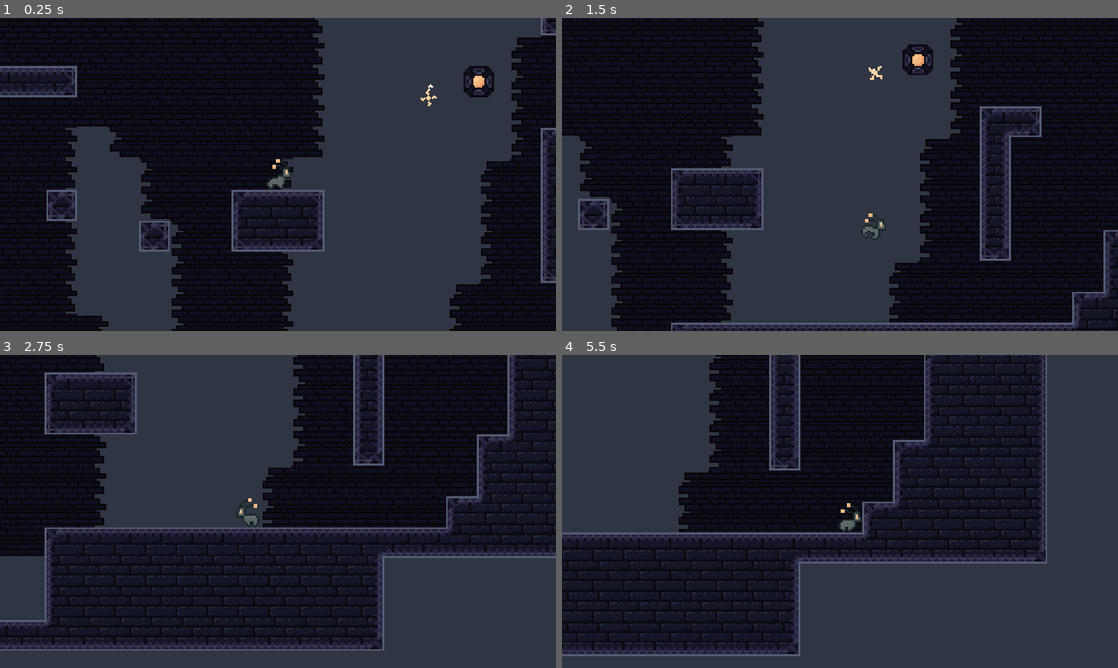
Above: before the commit, frames 1-4 (two rows, left to right).
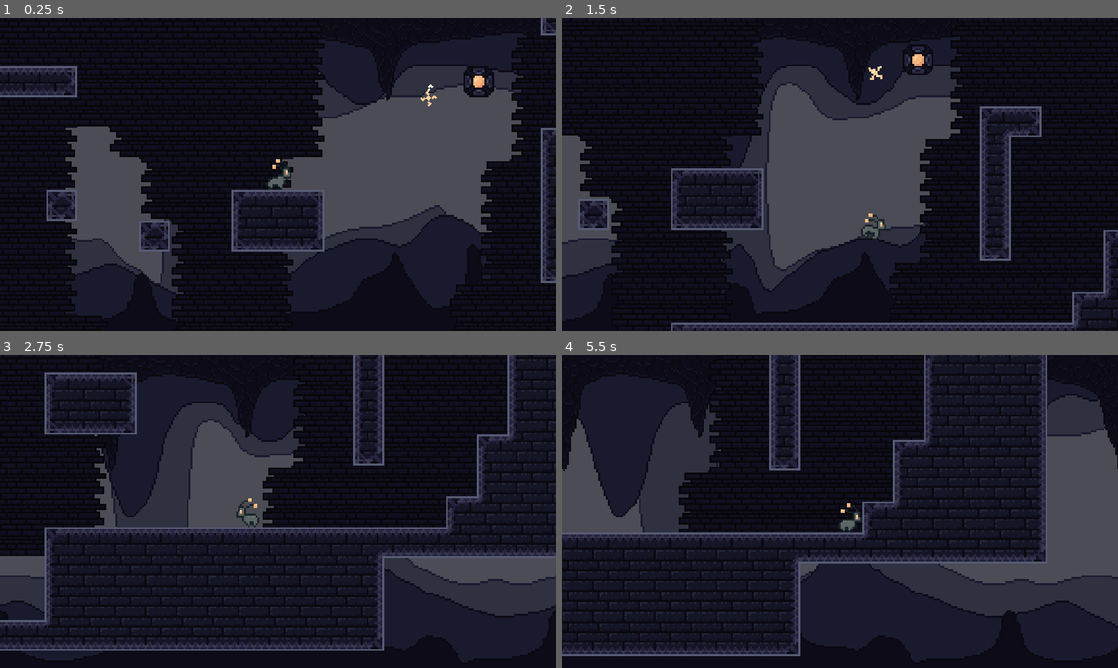
Above: after the commit, the same moments.

Repository: GamemakerPixel/cs315-project-2
Game: Godot game, scene res://scenes/levels/testing/test_level.tscn
The game is run twice, just before and just after one commit, with the same random seed, the same clock (stepped at 60 frames per second) and the same inputs. The project has no main scene, so this scene is started directly.
Inputs (mouse positions are in pixels of both pictures, inside the frame that each line leads up to):
- Up to frame 1 (0.25 s): no input
- Up to frame 2 (1.5 s): move the mouse to (962, 158) at 0.52 s; press the mouse at (962, 158) at 0.53 s; hold D (move_right) from 0.53 s (still down); tap Space (jump) at 0.77 s; move the mouse to (728, 190) at 1.27 s; release the mouse at (728, 190) at 1.28 s; click (728, 190) at 1.35 s
- Up to frame 3 (2.75 s): tap Space (jump) at 1.52 s; move the mouse to (333, 442) at 2.02 s; release D (move_right) at 2.03 s; press the mouse at (333, 442) at 2.03 s; hold A (move_left) from 2.03 s (still down)
- Up to frame 4 (5.5 s): move the mouse to (812, 574) at 2.77 s; release A (move_left) at 2.78 s; release the mouse at (812, 574) at 2.78 s; hold D (move_right) 2.78-4.28 s; click (812, 574) at 2.85 s; tap Space (jump) at 3.02, 3.77, 4.52 s; move the mouse to (1006, 558) at 3.52 s; press the mouse at (1006, 558) at 3.53 s; move the mouse to (673, 464) at 4.27 s; release the mouse at (673, 464) at 4.28 s; hold A (move_left) 4.28-5.03 s; click (673, 464) at 4.35 s; move the mouse to (867, 511) at 5.02 s; press the mouse at (867, 511) at 5.03 s; hold D (move_right) from 5.03 s (still down)

The runs differ from the first frame. In frame 1, 38% of the frame differs, in the area x 11-98%, y 0-100%; in frame 2, 30%; in frame 3, 27%; in frame 4, 35%.

Commit message:
Add parallax background

Diff:
--- a/scenes/characters/player.tscn
+++ b/scenes/characters/player.tscn
@@ -1,9 +1,13 @@
-[gd_scene load_steps=17 format=3 uid="uid://di577i7lky84j"]
+[gd_scene load_steps=21 format=3 uid="uid://di577i7lky84j"]
 
 [ext_resource type="Script" path="res://scenes/characters/player.gd" id="1_10frb"]
 [ext_resource type="Texture2D" uid="uid://da5r8cv0ti2fd" path="res://assets/textures/characters/player.png" id="1_csxsd"]
 [ext_resource type="Script" path="res://scenes/characters/auto_flip_sprite.gd" id="3_i3dhg"]
 [ext_resource type="Texture2D" uid="uid://dp4mvt1wvc7qf" path="res://assets/textures/ui/warp_indicator.png" id="4_jxq2e"]
+[ext_resource type="Texture2D" uid="uid://bn02j730voeom" path="res://assets/textures/characters/parallax_bg/lab_parallax_bg3.png" id="5_ua5nc"]
+[ext_resource type="Texture2D" uid="uid://c0x5rhys3qewo" path="res://assets/textures/characters/parallax_bg/lab_parallax_bg2.png" id="6_gv3aa"]
+[ext_resource type="Texture2D" uid="uid://54hd0vtjefxd" path="res://assets/textures/characters/parallax_bg/lab_parallax_bg1.png" id="7_w0oic"]
+[ext_resource type="Texture2D" uid="uid://c60foqq85yltq" path="res://assets/textures/characters/parallax_bg/lab_parallax_bg0.png" id="8_bwsk3"]
 
 [sub_resource type="AtlasTexture" id="AtlasTexture_tr0ec"]
 atlas = ExtResource("1_csxsd")
@@ -361,5 +365,44 @@
 
 [node name="JumpBufferTimer" type="Timer" parent="."]
 
+[node name="Background" type="ParallaxBackground" parent="."]
+scroll_base_scale = Vector2(1, 0)
+
+[node name="3" type="ParallaxLayer" parent="Background"]
+motion_scale = Vector2(0.1, 0)
+motion_mirroring = Vector2(1152, 0)
+
+[node name="Sprite" type="Sprite2D" parent="Background/3"]
+scale = Vector2(4, 4)
+texture = ExtResource("5_ua5nc")
+centered = false
+
+[node name="2" type="ParallaxLayer" parent="Background"]
+motion_scale = Vector2(0.25, 0)
+motion_mirroring = Vector2(1152, 0)
+
+[node name="Sprite" type="Sprite2D" parent="Background/2"]
+scale = Vector2(4, 4)
+texture = ExtResource("6_gv3aa")
+centered = false
+
+[node name="1" type="ParallaxLayer" parent="Background"]
+motion_scale = Vector2(0.5, 0)
+motion_mirroring = Vector2(1152, 0)
+
+[node name="Sprite" type="Sprite2D" parent="Background/1"]
+scale = Vector2(4, 4)
+texture = ExtResource("7_w0oic")
+centered = false
+
+[node name="0" type="ParallaxLayer" parent="Background"]
+motion_scale = Vector2(0.75, 0)
+motion_mirroring = Vector2(1152, 0)
+
+[node name="Sprite" type="Sprite2D" parent="Background/0"]
+scale = Vector2(4, 4)
+texture = ExtResource("8_bwsk3")
+centered = false
+
 [connection signal="timeout" from="CoyoteTimer" to="." method="_on_coyote_timeout"]
 [connection signal="timeout" from="JumpBufferTimer" to="." method="_on_jump_buffer_timeout"]
Binary file added: assets/textures/characters/parallax_bg/lab_parallax_bg0.png
Not shown, added: assets/textures/characters/parallax_bg/lab_parallax_bg0.png.import
Binary file added: assets/textures/characters/parallax_bg/lab_parallax_bg1.png
Not shown, added: assets/textures/characters/parallax_bg/lab_parallax_bg1.png.import
Binary file added: assets/textures/characters/parallax_bg/lab_parallax_bg2.png
Not shown, added: assets/textures/characters/parallax_bg/lab_parallax_bg2.png.import
Binary file added: assets/textures/characters/parallax_bg/lab_parallax_bg3.png
Not shown, added: assets/textures/characters/parallax_bg/lab_parallax_bg3.png.import
Not shown, changed: external/asset_projects/characters/lab_parallax_bg.pxo
